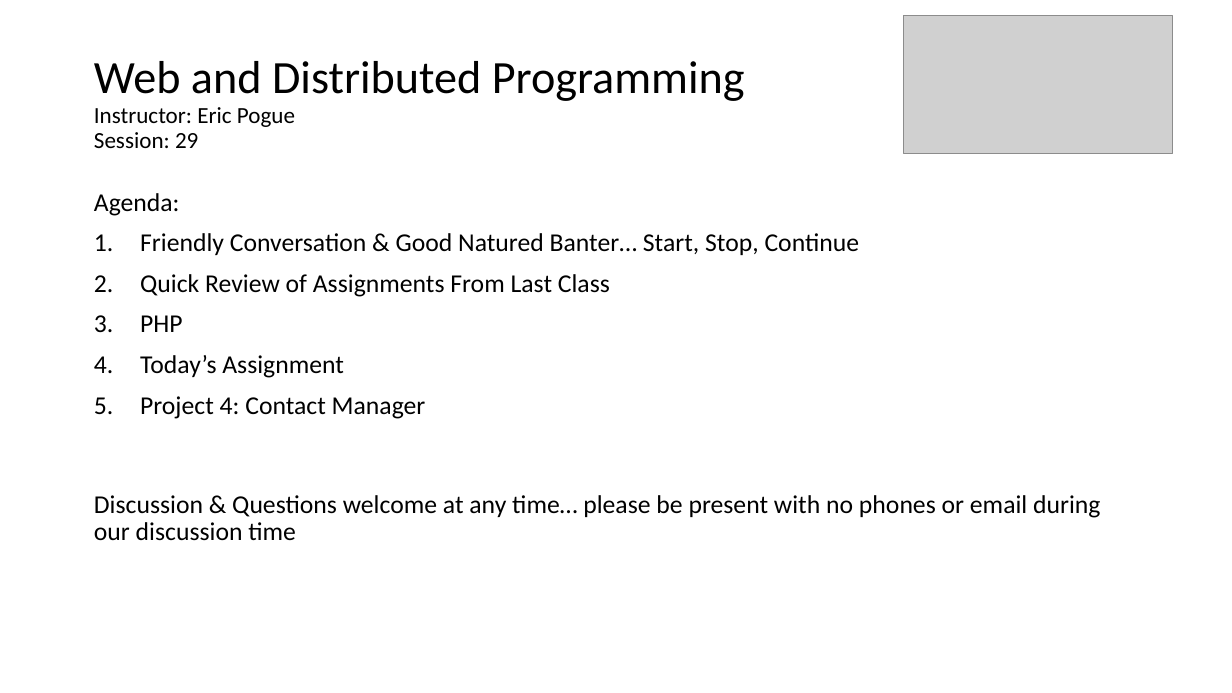
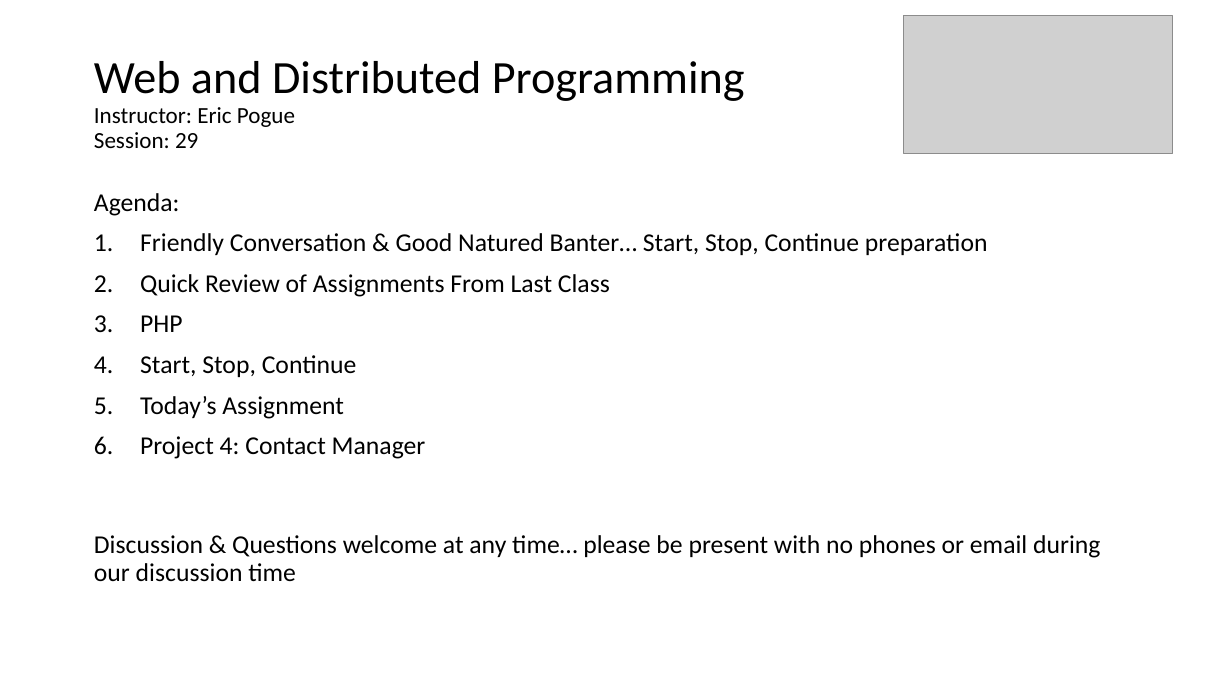
Before and after one commit to EricJPogue/www-epogue-info, a slide deck: slide 1 of CPSC-24700/Presentations/session-29.pptx. Drawn at 1232x693 pixels with LibreOffice and Linux fonts; fonts in the diff are those of the drawing; grey boxes stand for pictures. Boxes give left, top, right and bottom in pixels: in the first picture for what was removed or moved away, otherwise in the second. Text is boxed around its words. In the diff, an @@ line names an element or a change of style, - is before the commit and + after.

Commit message:
Update session 29 documents.

```diff
--- a/CPSC-24700/Presentations/session-29.pptx
+++ b/CPSC-24700/Presentations/session-29.pptx
@@ text at [140,233,988,255]: text changed @@
-1. Friendly Conversation & Good Natured Banter… Start, Stop, Continue
+1. Friendly Conversation & Good Natured Banter… Start, Stop, Continue preparation
@@ text at [140,355,357,377]: paragraph added @@
+4. Start, Stop, Continue
```
Also in this commit, not shown: 1 other slide changed, 1 other file.
